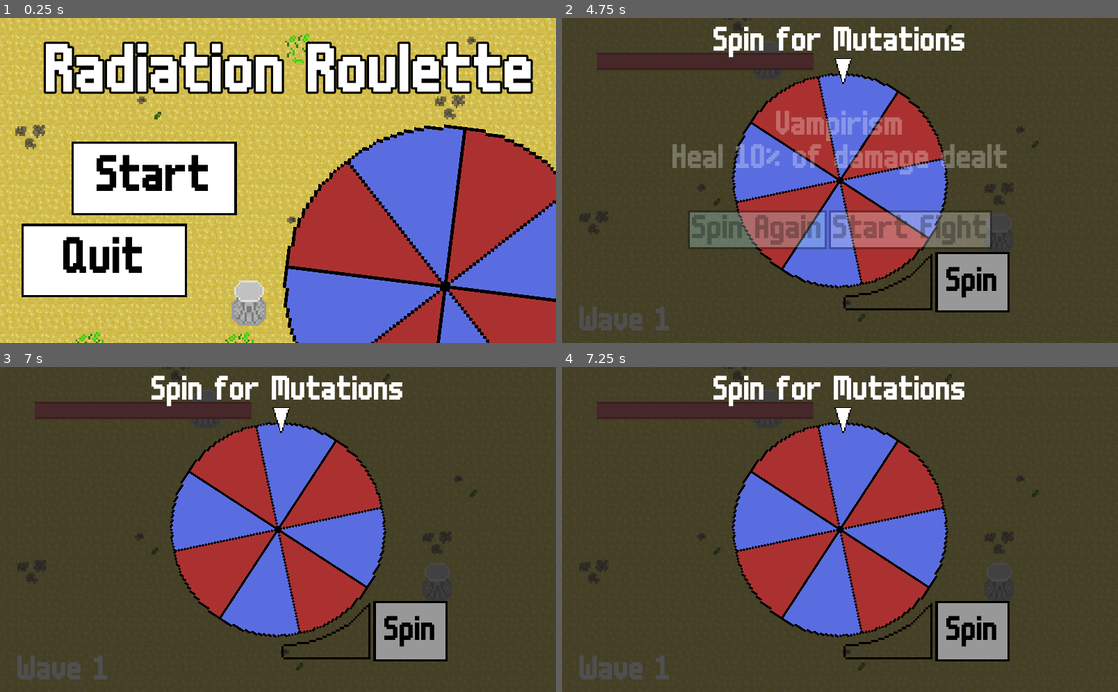
Above: before the commit, frames 1-4 (two rows, left to right).
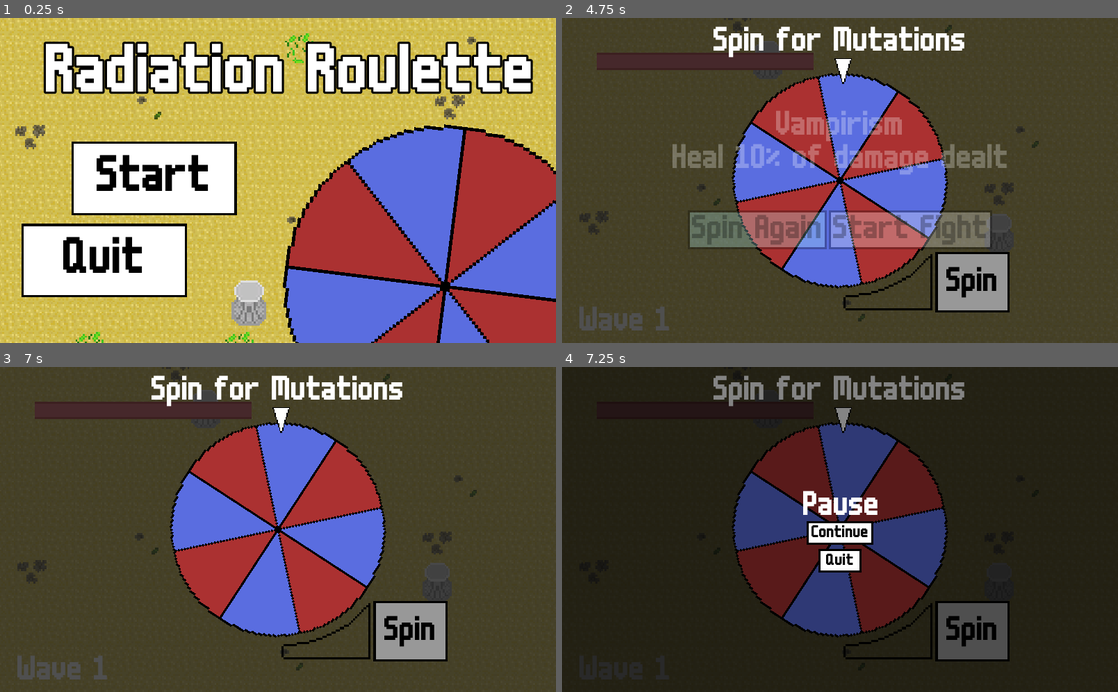
Above: after the commit, the same moments.

Repository: ectucker1/ksufalljam2020
Game: Godot game, scene res://ui/mainmenu/MainMenu.tscn
Same seed, same stepped clock (60 frames per second), same inputs: the game is played once before the commit and once after it.
Inputs (mouse positions are in pixels of both pictures, inside the frame that each line leads up to):
- Up to frame 1 (0.25 s): no input
- Up to frame 2 (4.75 s): click "Start" at 0.5 s; click "Start" at 1.25 s; click "Spin" at 2 s; move the mouse to (962, 164) at 2.77 s; press the mouse at (962, 164) at 2.78 s; hold D (move_right) 2.78-3.53 s; move the mouse to (728, 196) at 3.52 s; release the mouse at (728, 196) at 3.53 s; hold S (move_down) 3.53-4.25 s; right-click (728, 196) at 3.6 s; click "Spin Again" at 4.25 s
- Up to frame 3 (7 s): move the mouse to (333, 458) at 5.02 s; press the mouse at (333, 458) at 5.03 s; hold D (move_right) 5.03-5.78 s; tap Enter at 5.75 s; move the mouse to (250, 594) at 5.77 s; release the mouse at (250, 594) at 5.78 s; hold W (move_up) 5.78-6.53 s; right-click (250, 594) at 5.85 s; tap Space at 6.5 s; move the mouse to (444, 578) at 6.52 s; press the mouse at (444, 578) at 6.53 s; hold A (move_left) from 6.53 s (still down)
- Up to frame 4 (7.25 s): keep holding A (move_left); tap Escape (ui_cancel) at 7.15 s

Frames 1-3 are identical in both runs. In frame 4, 97% of the frame differs, in the area x 0-100%, y 0-100%.

Commit message:
Add pause screen

Diff:
--- a/Arena/Arena.tscn
+++ b/Arena/Arena.tscn
@@ -9,6 +9,7 @@
 [ext_resource path="res://ui/hud/hud.tscn" type="PackedScene" id=7]
 [ext_resource path="res://Arena/Pillar.tscn" type="PackedScene" id=8]
 [ext_resource path="res://ui/screens/gameover.tscn" type="PackedScene" id=9]
+[ext_resource path="res://ui/pause/Pause.tscn" type="PackedScene" id=10]
 
 [sub_resource type="NavigationPolygon" id=1]
 vertices = PoolVector2Array( 56, -4, 120, 116, 108, 124, -76, 104, 40, 4, 60, -16, 56, -28, 120, -108, 136, -112, 136,  …(359 unchanged characters)…
@@ -113,4 +114,9 @@
 
 [node name="GameOver" parent="." instance=ExtResource( 9 )]
 layer = 12
+
+[node name="CanvasLayer" type="CanvasLayer" parent="."]
+layer = 50
+
+[node name="Pause" parent="CanvasLayer" instance=ExtResource( 10 )]
 [connection signal="visibility_changed" from="WheelLayer/Wheel" to="." method="_on_Wheel_visibility_changed"]
--- /dev/null
+++ b/ui/pause/Pause.gd
@@ -0,0 +1,25 @@
+extends Control
+
+
+func _ready():
+	hide()
+
+
+func _input(_event):
+	if Input.is_action_just_pressed("ui_cancel"):
+		visible = !visible
+
+
+func _on_Pause_visibility_changed():
+	if visible:
+		get_tree().paused = true
+	else:
+		get_tree().paused = false
+
+
+func _on_Continue_pressed():
+	hide()
+
+
+func _on_Quit_pressed():
+	get_tree().quit()
--- /dev/null
+++ b/ui/pause/Pause.tscn
@@ -0,0 +1,146 @@
+[gd_scene load_steps=16 format=2]
+
+[ext_resource path="res://ui/m6x11.ttf" type="DynamicFontData" id=1]
+[ext_resource path="res://ui/m6size4.tres" type="DynamicFont" id=2]
+[ext_resource path="res://ui/ButtonStylePressed2.tres" type="StyleBox" id=3]
+[ext_resource path="res://ui/ButtonStyleBase2.tres" type="StyleBox" id=4]
+[ext_resource path="res://ui/ButtonStyleHover2.tres" type="StyleBox" id=5]
+[ext_resource path="res://ui/ButtonStyleDisabled2.tres" type="StyleBox" id=6]
+[ext_resource path="res://ui/pause/Pause.gd" type="Script" id=7]
+
+[sub_resource type="StyleBoxFlat" id=2]
+bg_color = Color( 1, 1, 1, 1 )
+border_width_left = 4
+border_width_top = 4
+border_width_right = 4
+border_width_bottom = 4
+border_color = Color( 0, 0, 0, 1 )
+
+[sub_resource type="DynamicFont" id=3]
+size = 32
+font_data = ExtResource( 1 )
+
+[sub_resource type="StyleBoxFlat" id=4]
+bg_color = Color( 0.729412, 1, 1, 1 )
+border_width_left = 4
+border_width_top = 4
+border_width_right = 4
+border_width_bottom = 4
+border_color = Color( 0, 0, 0, 1 )
+
+[sub_resource type="StyleBoxFlat" id=5]
+bg_color = Color( 0.415686, 0.568627, 0.568627, 1 )
+border_width_left = 4
+border_width_top = 4
+border_width_right = 4
+border_width_bottom = 4
+border_color = Color( 0, 0, 0, 1 )
+
+[sub_resource type="StyleBoxFlat" id=6]
+bg_color = Color( 1, 1, 1, 1 )
+border_width_left = 4
+border_width_top = 4
+border_width_right = 4
+border_width_bottom = 4
+border_color = Color( 0, 0, 0, 1 )
+
+[sub_resource type="StyleBoxFlat" id=7]
+bg_color = Color( 0.486275, 0.447059, 0.447059, 1 )
+border_width_left = 4
+border_width_top = 4
+border_width_right = 4
+border_width_bottom = 4
+border_color = Color( 0, 0, 0, 1 )
+
+[sub_resource type="StyleBoxFlat" id=8]
+bg_color = Color( 1, 1, 1, 1 )
+border_width_left = 4
+border_width_top = 4
+border_width_right = 4
+border_width_bottom = 4
+border_color = Color( 0, 0, 0, 1 )
+
+[sub_resource type="DynamicFont" id=9]
+size = 32
+font_data = ExtResource( 1 )
+
+[node name="Pause" type="Control"]
+pause_mode = 2
+anchor_left = 0.5
+anchor_top = 0.5
+anchor_right = 0.5
+anchor_bottom = 0.5
+margin_left = -512.0
+margin_top = -300.0
+margin_right = 512.0
+margin_bottom = 300.0
+script = ExtResource( 7 )
+__meta__ = {
+"_edit_use_anchors_": false
+}
+
+[node name="ColorRect" type="ColorRect" parent="."]
+anchor_right = 1.0
+anchor_bottom = 1.0
+color = Color( 0, 0, 0, 0.478431 )
+
+[node name="Label" type="Label" parent="."]
+anchor_left = 0.5
+anchor_top = 0.5
+anchor_right = 0.5
+anchor_bottom = 0.5
+margin_left = -68.0
+margin_top = -72.0
+margin_right = 72.0
+margin_bottom = -16.0
+custom_fonts/font = ExtResource( 2 )
+text = "Pause"
+
+[node name="Continue" type="Button" parent="."]
+anchor_left = 0.5
+anchor_top = 0.5
+anchor_right = 0.5
+anchor_bottom = 0.5
+margin_left = -62.0
+margin_top = -16.0
+margin_right = 62.0
+margin_bottom = 28.0
+custom_styles/hover = ExtResource( 5 )
+custom_styles/pressed = ExtResource( 3 )
+custom_styles/focus = SubResource( 2 )
+custom_styles/disabled = ExtResource( 6 )
+custom_styles/normal = ExtResource( 4 )
+custom_fonts/font = SubResource( 3 )
+custom_colors/font_color = Color( 0, 0, 0, 1 )
+custom_colors/font_color_hover = Color( 0, 0, 0, 1 )
+custom_colors/font_color_pressed = Color( 0, 0, 0, 1 )
+text = "Continue"
+__meta__ = {
+"_edit_use_anchors_": false
+}
+
+[node name="Quit" type="Button" parent="."]
+anchor_left = 0.5
+anchor_top = 0.5
+anchor_right = 0.5
+anchor_bottom = 0.5
+margin_left = -40.0
+margin_top = 36.0
+margin_right = 40.0
+margin_bottom = 80.0
+custom_styles/hover = SubResource( 4 )
+custom_styles/pressed = SubResource( 5 )
+custom_styles/focus = SubResource( 6 )
+custom_styles/disabled = SubResource( 7 )
+custom_styles/normal = SubResource( 8 )
+custom_fonts/font = SubResource( 9 )
+custom_colors/font_color = Color( 0, 0, 0, 1 )
+custom_colors/font_color_hover = Color( 0, 0, 0, 1 )
+custom_colors/font_color_pressed = Color( 0, 0, 0, 1 )
+text = "Quit"
+__meta__ = {
+"_edit_use_anchors_": false
+}
+[connection signal="visibility_changed" from="." to="." method="_on_Pause_visibility_changed"]
+[connection signal="pressed" from="Continue" to="." method="_on_Continue_pressed"]
+[connection signal="pressed" from="Quit" to="." method="_on_Quit_pressed"]
--- a/wheel/WheelScreen.tscn
+++ b/wheel/WheelScreen.tscn
@@ -249,7 +249,7 @@
 border_color = Color( 0, 0, 0, 1 )
 
 [node name="WheelScreen" type="Node2D"]
-pause_mode = 2
+pause_mode = 1
 script = ExtResource( 3 )
 
 [node name="Background" type="Polygon2D" parent="."]
Not shown: 1 places in Arena/Arena.tscn that only renumber resources
